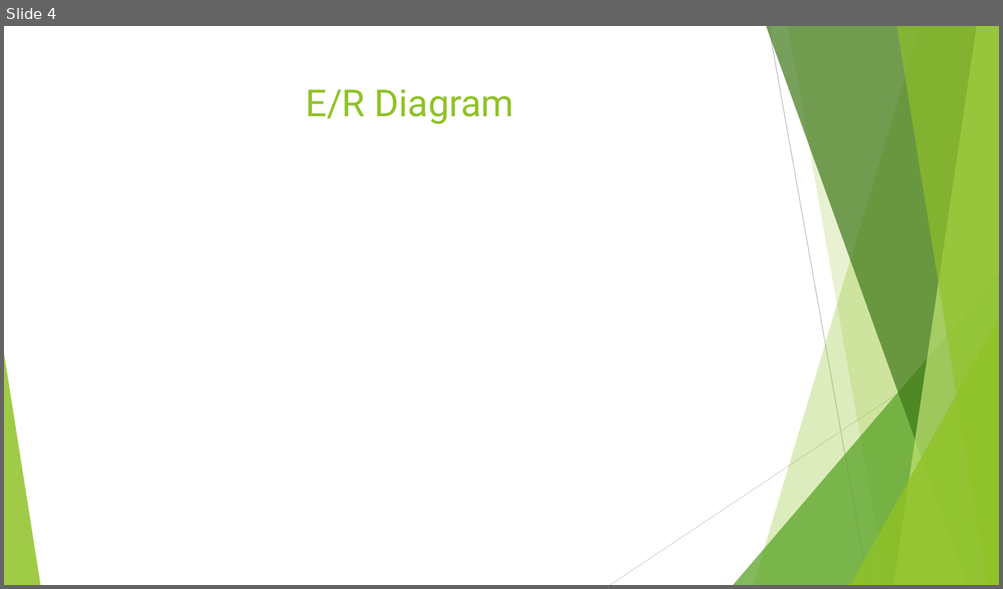
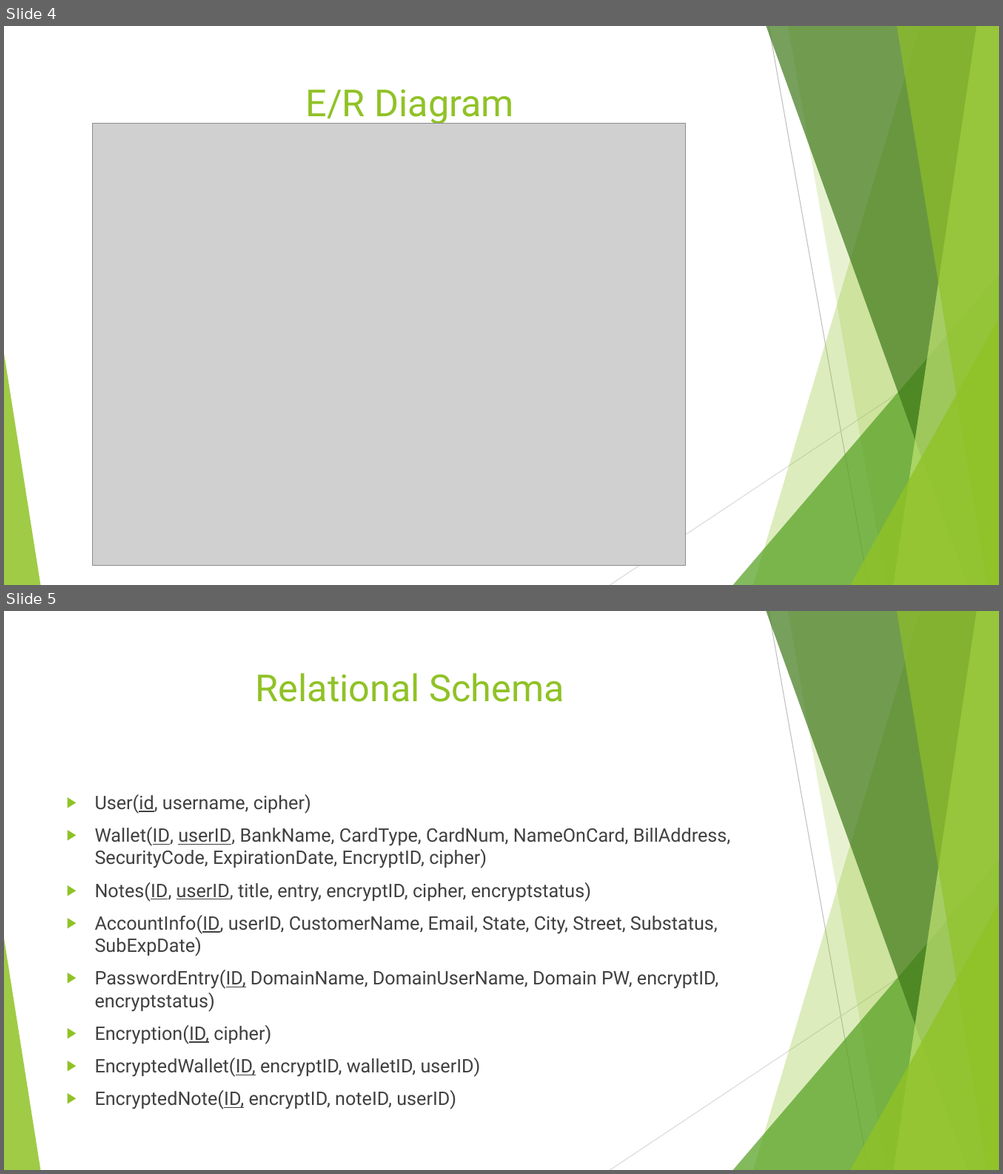
Before and after one commit to Anghagaed/Database-Project, a slide deck: Password Manager PPPT.pptx. Shown one above the other, each under a label of ours: slide 4 before the commit, slides 4 and 5 after it. The pictures are 1003x589 and 1003x1174 pixels, drawn with LibreOffice and Linux fonts; fonts in the diff are those of the drawing; grey boxes stand for pictures. Boxes give left, top, right and bottom in pixels: in the first picture for what was removed or moved away, otherwise in the second. Text is boxed around its words. In the diff, an @@ line names an element or a change of style, - is before the commit and + after.

Commit message:
everything except the date

```diff
--- a/Password Manager PPPT.pptx
+++ b/Password Manager PPPT.pptx
@@ slide 5 added at (4, 611, 999, 1170), background #FFFFFF; not listed: 10 template elements that a slide beside it also shows @@
@@ title added at (256, 673, 564, 702), 36 pt, text #90C226 @@
+Relational Schema
@@ text added at (95, 795, 730, 1110), 18 pt, text #404040 @@
+▶ User(id, username, cipher)
+▶ Wallet(ID, userID, BankName, CardType, CardNum, NameOnCard, BillAddress, SecurityCode, ExpirationDate, EncryptID, cipher)
+▶ Notes(ID, userID, title, entry, encryptID, cipher, encryptstatus)
+▶ AccountInfo(ID, userID, CustomerName, Email, State, City, Street, Substatus, SubExpDate)
+▶ PasswordEntry(ID, DomainName, DomainUserName, Domain PW, encryptID, encryptstatus)
+▶ Encryption(ID, cipher)
+▶ EncryptedWallet(ID, encryptID, walletID, userID)
+▶ EncryptedNote(ID, encryptID, noteID, userID)
@@ slide 4 changed as well @@
@@ picture added at (93, 124, 686, 566) @@
```
Also in this commit, not shown: 4 other slides changed, 1 slide removed, 5 other files.
